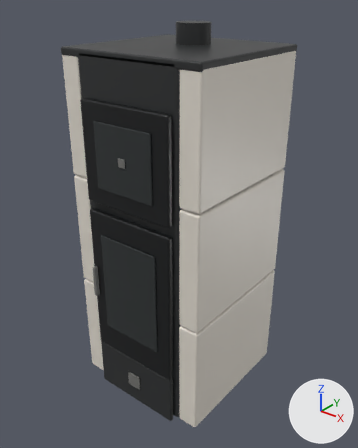
The Blender file STAIANO-3D/assets/blender/stufa-nordica-trossplus-forno-dsa16-ceram.blend: old version first, new version second.
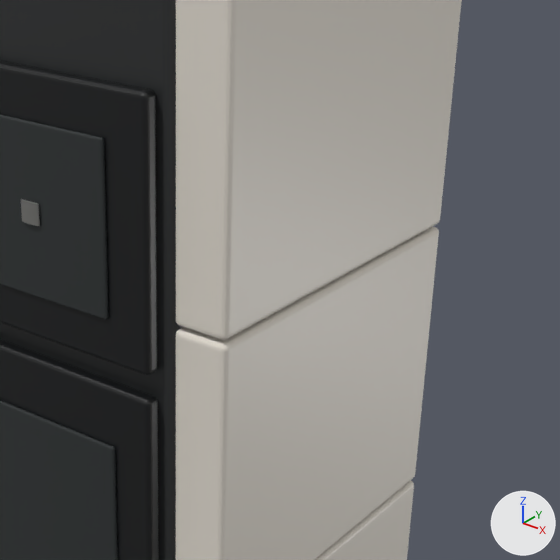
The first picture shows the older version from a camera (50 mm lens) standing at (1.057, -1.333, 1.524) and looking at (0.006, -0.02, 0.71). The close-ups show the older and then the newer version on the part from 31% to 93% of the width and 18% to 67% of the height of that picture. Only the edits that show in the close-ups are written down. Every picture has the same lights, and +X, +Y and +Z are marked at lower right.

Before the edit, the objects in view are built like this:
```python
ob_pannello_laterale_031 = bpy.data.objects.new('Pannello laterale.031', me_cube_078)
ob_pannello_laterale_031.location = (0.24, 0.0, 0.261)
ob_pannello_laterale_031.scale = (1.22, 1.09, 1.12)
ob_pannello_laterale_032 = bpy.data.objects.new('Pannello laterale.032', me_cube_079)
ob_pannello_laterale_032.location = (0.24, 0.0, 0.694)
ob_pannello_laterale_032.scale = (1.22, 1.09, 1.12)
ob_pannello_laterale_033 = bpy.data.objects.new('Pannello laterale.033', me_cube_080)
ob_pannello_laterale_033.location = (0.24, 0.0, 1.127)
ob_pannello_laterale_033.scale = (1.22, 1.09, 1.12)
ob_porta_006 = bpy.data.objects.new('Porta.006', me_cube_081)
ob_porta_006.location = (0.0, -0.279, 0.524)
ob_porta_006.scale = (1.22, 1.09, 1.12)
# also in view: 'Vetro sportello.006' at (0.0, -0.292, 0.535); 'Sportello forno.001' at (0.0, -0.279, 1.021); 'Vetro forno.001' at (0.0, -0.292, 1.021); 'Corpo.006' at (0.0, 0.0, 0.694)
```
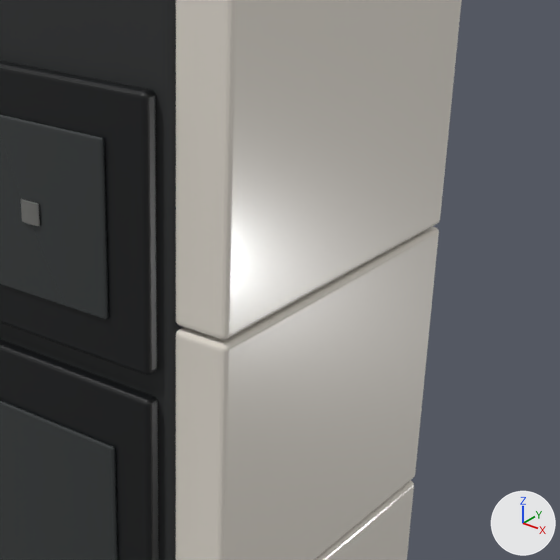
Scene script edits in JSON lines:
```json
{"op": "set", "path": "mat_rivestimento_nordica_gemma_forno165_ceramica.roughness", "old": "0.4", "new": "0.24"}
```

Pixel boxes (x1, y1, x2, y2) of what changed, in the close-ups (560 x 560 px):
```json
{"object": "Pannello laterale.033", "change": "surface changed", "before": [178, 156, 359, 337], "after": [178, 156, 359, 337]}
```
